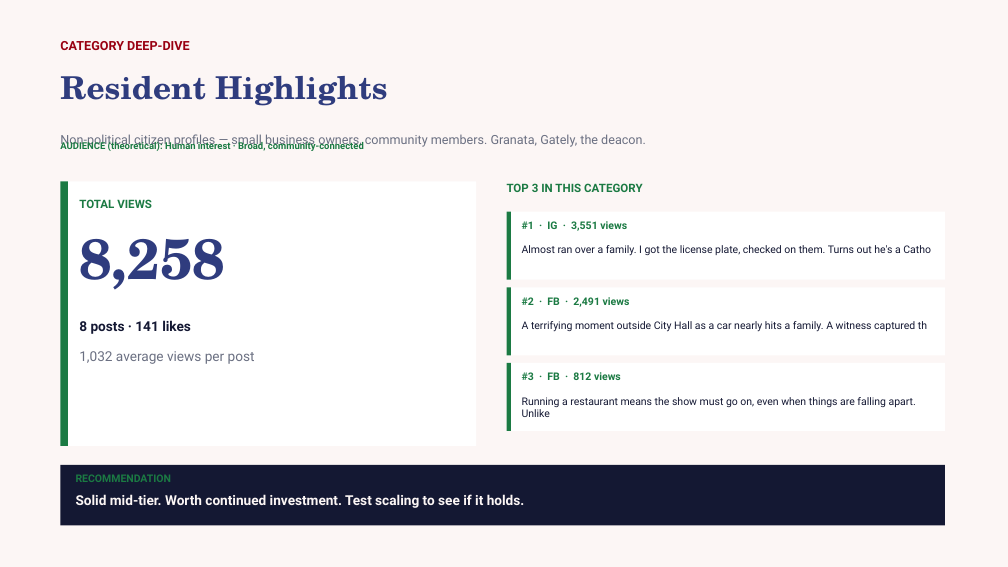
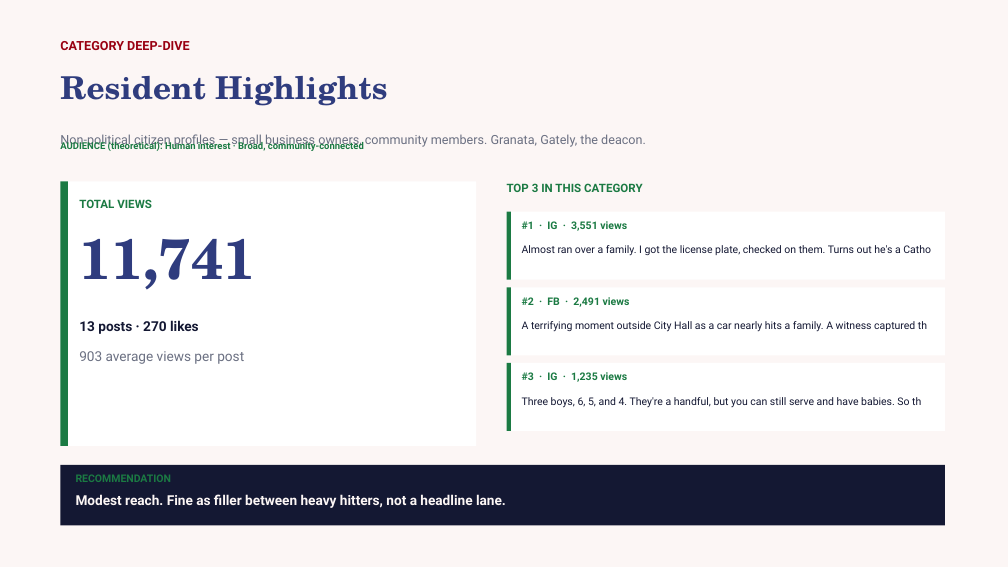
Before and after one commit to zvmmer/talking-downey-kpis, a slide deck: slide 12 of SPONSOR_CONTENT_REPORT.pptx. Drawn at 1008x567 pixels with LibreOffice and Linux fonts; fonts in the diff are those of the drawing. Boxes give left, top, right and bottom in pixels: in the first picture for what was removed or moved away, otherwise in the second. Text is boxed around its words. In the diff, an @@ line names an element or a change of style, - is before the commit and + after.

Commit message:
Recategorize Other (32% -> 0.1% of views); add categories + split overall ranking across 2 pages

```diff
--- a/SPONSOR_CONTENT_REPORT.pptx
+++ b/SPONSOR_CONTENT_REPORT.pptx
@@ text at (79,239,256,290): text changed @@
-8,258
+11,741
@@ text at (79,320,199,334): text changed @@
-8 posts · 141 likes
+13 posts · 270 likes
@@ text at (79,351,244,364): text changed @@
-1,032 average views per post
+903 average views per post
@@ text at (522,372,627,382): text changed @@
-#3 · FB · 812 views
+#3 · IG · 1,235 views
@@ text at (522,397,921,408): text changed @@
-Running a restaurant means the show must go on, even when things are falling apart. Unlike
+Three boys, 6, 5, and 4. They're a handful, but you can still serve and have babies. So th
@@ text at (76,494,506,508): text changed @@
-Solid mid-tier. Worth continued investment. Test scaling to see if it holds.
+Modest reach. Fine as filler between heavy hitters, not a headline lane.
```
Also in this commit, not shown: 10 other slides changed, 3 slides added, 1 slide removed, 5 other files.
